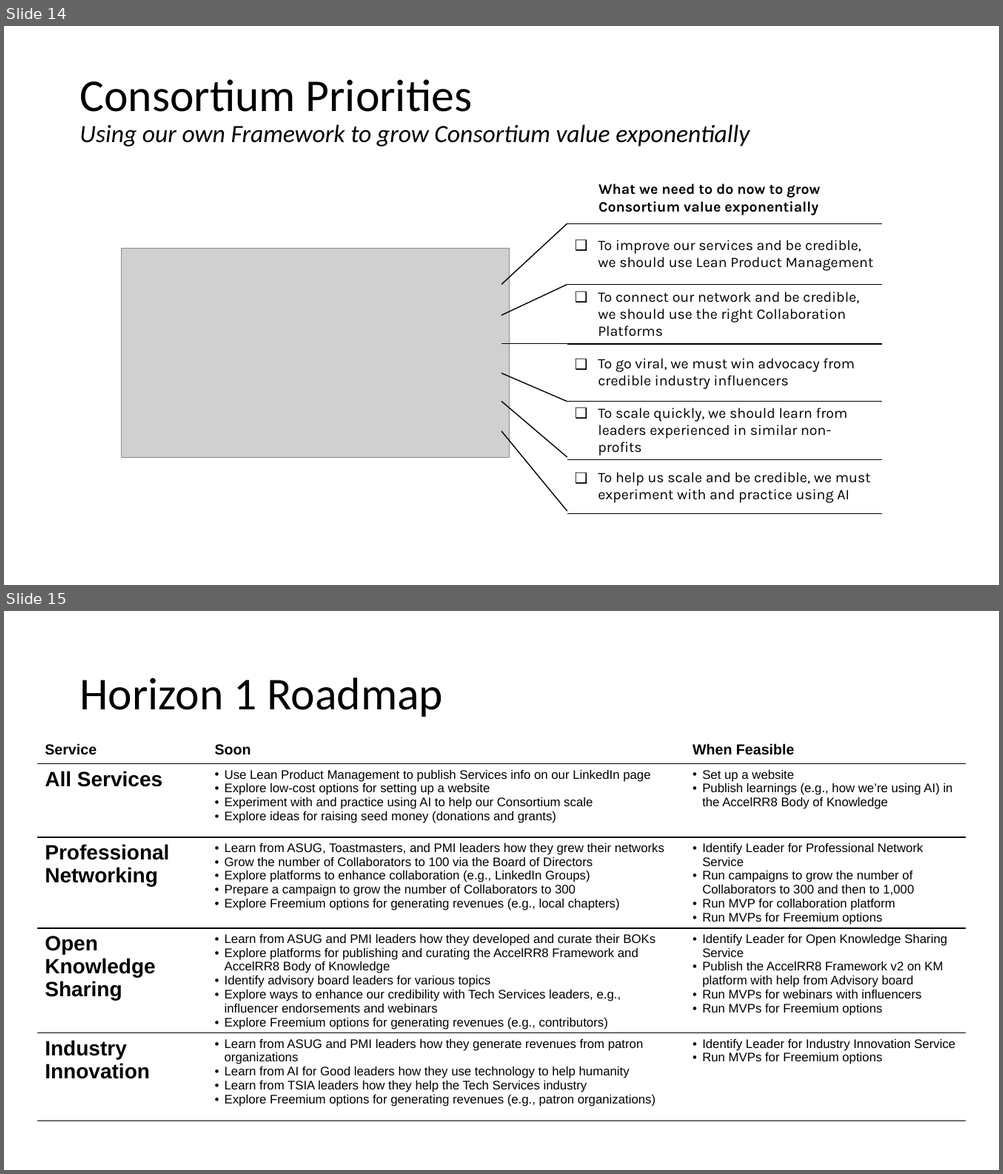
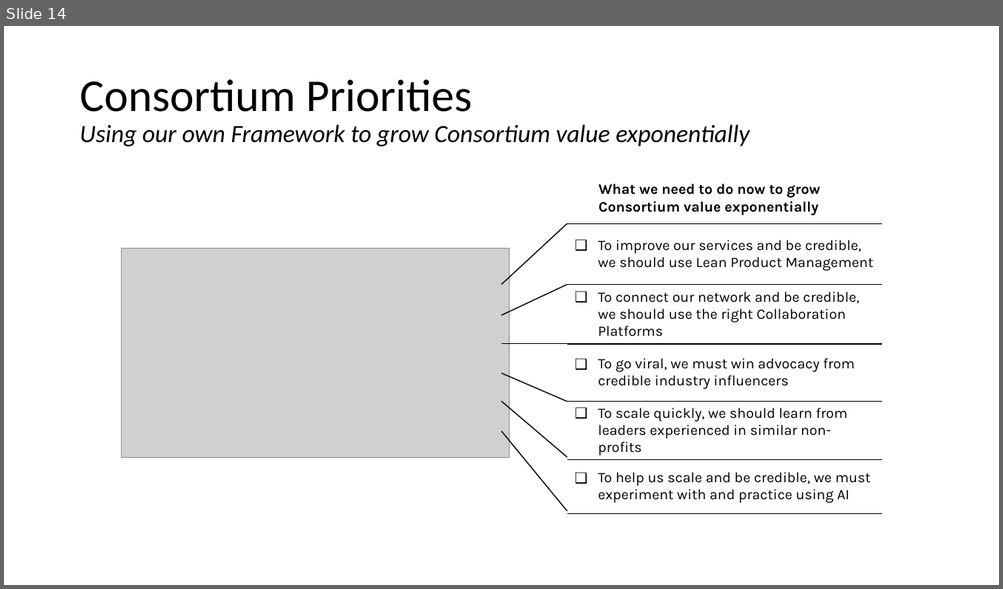
Before and after one commit to AccelRR8-Consortium-NonProfit/Management-Public, a slide deck: docs/1_Integration/1b_Strategy/AccelRR8 Consortium Non-Profit Organization Strategy.pptx. Shown one above the other, each under a label of ours: slides 14 and 15 before the commit, slide 14 after it. The pictures are 1003x1174 and 1003x589 pixels, drawn with LibreOffice and Linux fonts; fonts in the diff are those of the drawing; grey boxes stand for pictures; background and template pictures are left out. Boxes give left, top, right and bottom in pixels: in the first picture for what was removed or moved away, otherwise in the second. Text is boxed around its words. In the diff, an @@ line names an element or a change of style, - is before the commit and + after.

Commit message:
Reconciled Strategy with Product Plan

```diff
--- a/docs/1_Integration/1b_Strategy/AccelRR8 Consortium Non-Profit Organization Strategy.pptx
+++ b/docs/1_Integration/1b_Strategy/AccelRR8 Consortium Non-Profit Organization Strategy.pptx
@@ slide 15 removed at <box>4,611,999,1170</box>, background #FFFFFF @@
@@ title removed at <box>79,678,443,717</box> @@
-Horizon 1 Roadmap
@@ table removed at <box>37,738,965,1135</box>, 5 rows, 3 columns @@
-Service | Soon | When Feasible
-All Services | Use Lean Product Management to publish Services info on our LinkedIn page / Explore low-cost options for setting up a website / Experiment with and practice using AI to help our Consortium scale / Explore ideas for raising seed money (donations and grants) | Set up a website / Publish learnings (e.g., how we’re using AI) in the AccelRR8 Body of Knowledge
-Professional Networking | Learn from ASUG, Toastmasters, and PMI leaders how they grew their networks / Grow the number of Collaborators to 100 via the Board of Directors / Explore platforms to enhance collaboration (e.g., LinkedIn Groups) / Prepare a campaign to grow the number of Collaborators to 300 / Explore Freemium options for generating revenues (e.g., local chapters) | Identify Leader for Professional Network Service / Run campaigns to grow the number of Collaborators to 300 and then to 1,000 / Run MVP for collaboration platform / Run MVPs for Freemium options
-Open Knowledge Sharing | Learn from ASUG and PMI leaders how they developed and curate their BOKs / Explore platforms for publishing and curating the AccelRR8 Framework and AccelRR8 Body of Knowledge / Identify advisory board leaders for various topics / Explore ways to enhance our credibility with Tech Services leaders, e.g., influencer endorsements and webinars / Explore Freemium options for generating revenues (e.g., contributors) | Identify Leader for Open Knowledge Sharing Service / Publish the AccelRR8 Framework v2 on KM platform with help from Advisory board / Run MVPs for webinars with influencers / Run MVPs for Freemium options
-Industry / Innovation | Learn from ASUG and PMI leaders how they generate revenues from patron organizations / Learn from AI for Good leaders how they use technology to help humanity / Learn from TSIA leaders how they help the Tech Services industry / Explore Freemium options for generating revenues (e.g., patron organizations) | Identify Leader for Industry Innovation Service / Run MVPs for Freemium options
```
Also in this commit, not shown: 7 other files.
